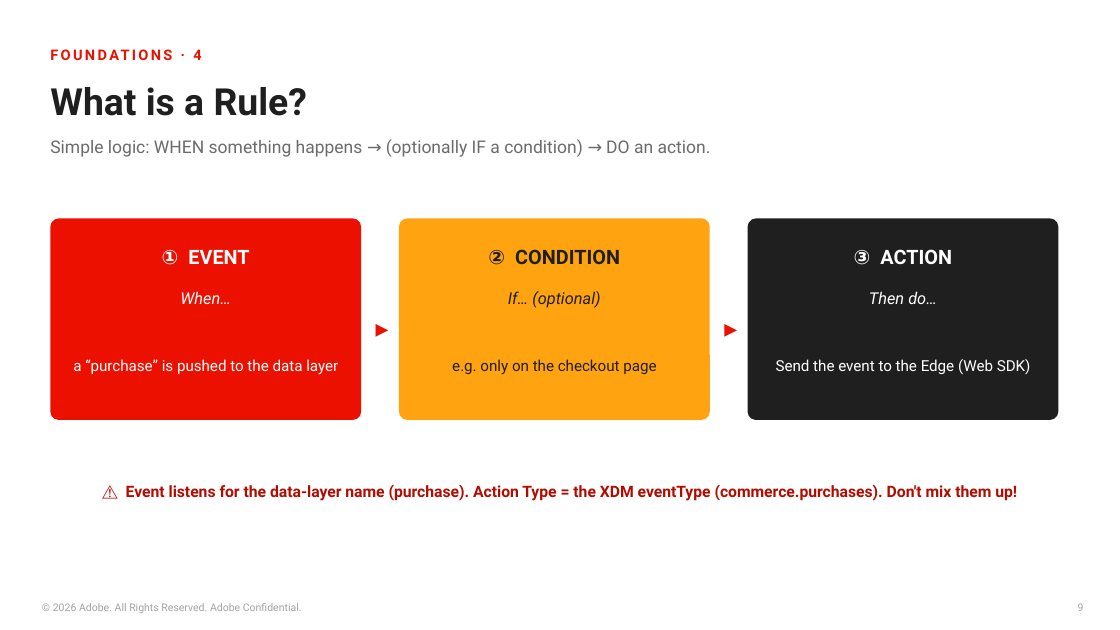
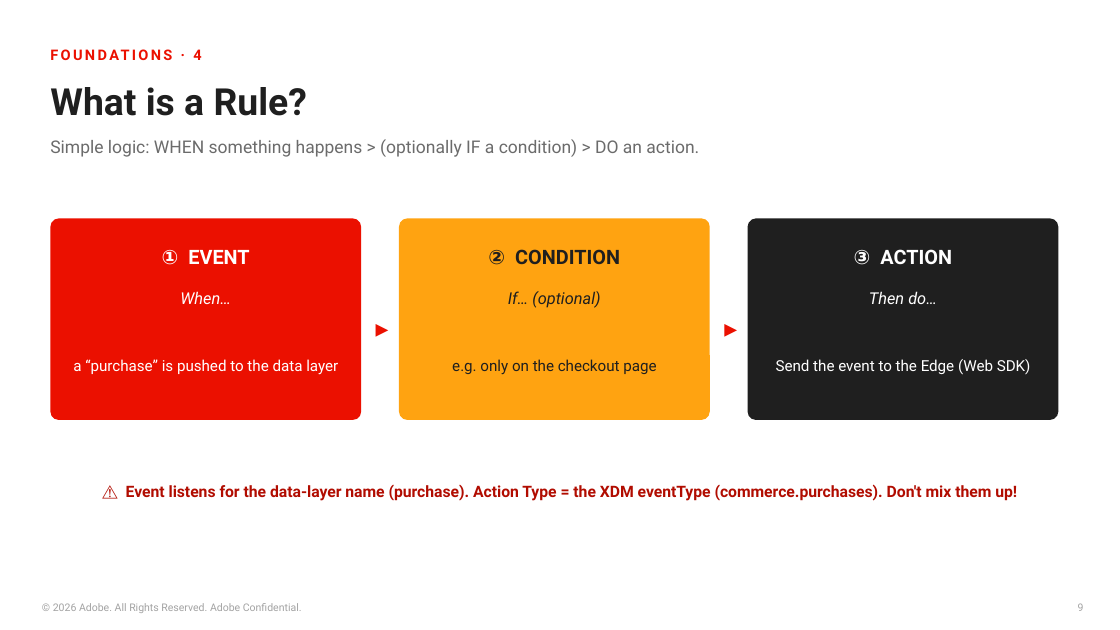
Before and after one commit to princeparvat80/aep-data-collection-food-demo, a slide deck: slide 9 of presentation/Feastly-DataCollection-to-AEP.pptx. Drawn at 1120x630 pixels with LibreOffice and Linux fonts; fonts in the diff are those of the drawing. Boxes give left, top, right and bottom in pixels: in the first picture for what was removed or moved away, otherwise in the second. Text is boxed around its words. In the diff, an @@ line names an element or a change of style, - is before the commit and + after.

```diff
--- a/presentation/Feastly-DataCollection-to-AEP.pptx
+++ b/presentation/Feastly-DataCollection-to-AEP.pptx
@@ text at (50, 139, 699, 157): text changed @@
-Simple logic: WHEN something happens → (optionally IF a condition) → DO an action.
+Simple logic: WHEN something happens > (optionally IF a condition) > DO an action.
```
Also in this commit, not shown: 16 other slides changed, 6 slides added, 16 other files.
